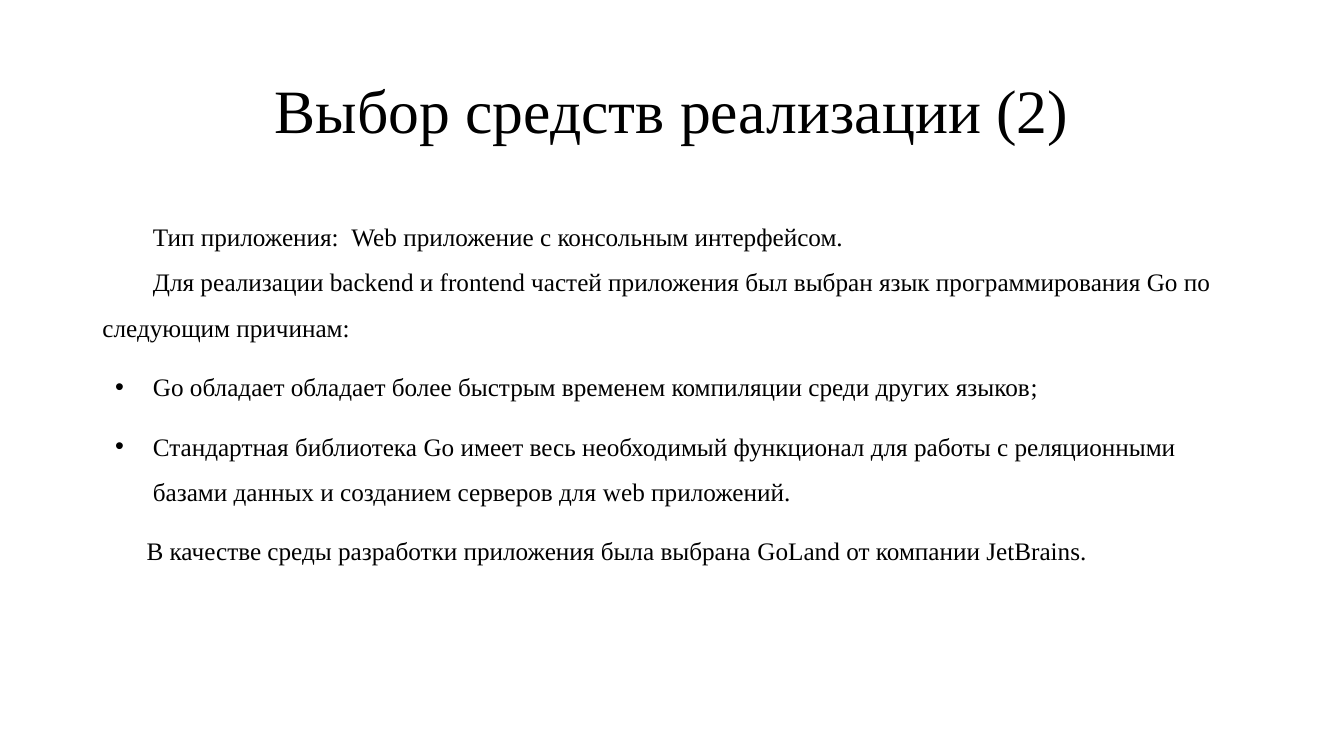
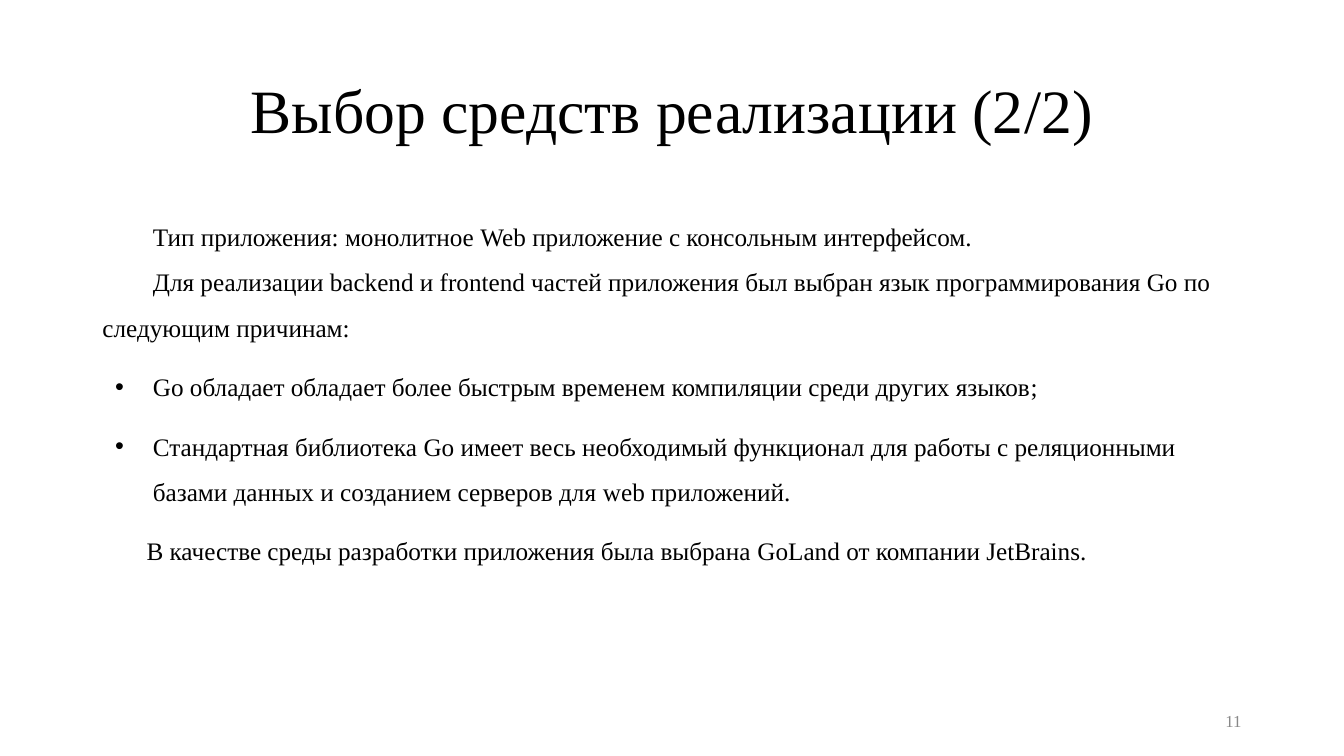
Before and after one commit to nikitalystsev/db_course, a slide deck: slide 11 of docs/presentation/pres.pptx. Drawn at 1344x756 pixels with LibreOffice and Linux fonts; fonts in the diff are those of the drawing. Boxes give left, top, right and bottom in pixels: in the first picture for what was removed or moved away, otherwise in the second. Text is boxed around its words. In the diff, an @@ line names an element or a change of style, - is before the commit and + after.

```diff
--- a/docs/presentation/pres.pptx
+++ b/docs/presentation/pres.pptx
@@ title at [251, 89, 1093, 144]: text changed @@
-Выбор средств реализации (2)
+Выбор средств реализации (2/2)
@@ text at [153, 228, 972, 252]: text changed @@
-Тип приложения: Web приложение с консольным интерфейсом.
+Тип приложения: монолитное Web приложение с консольным интерфейсом.
@@ page number added at [1225, 716, 1241, 727], 12 pt, text #888888 @@
+11
```
Also in this commit, not shown: 14 other slides changed, 53 other files.
